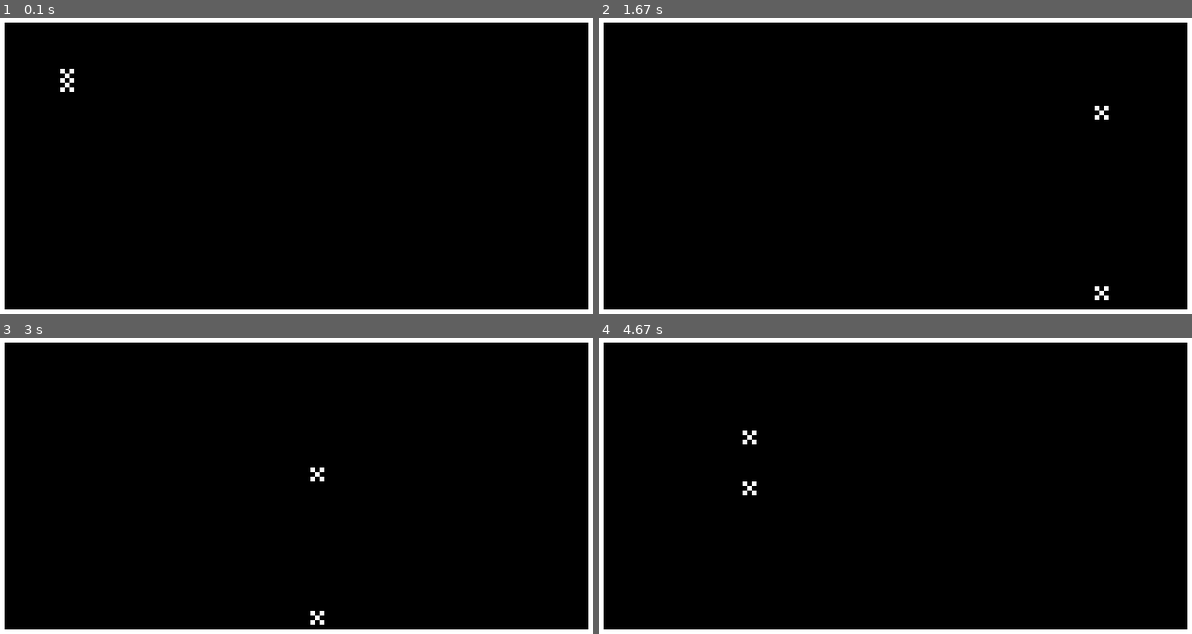
Above: before the commit, frames 1-4 (two rows, left to right).
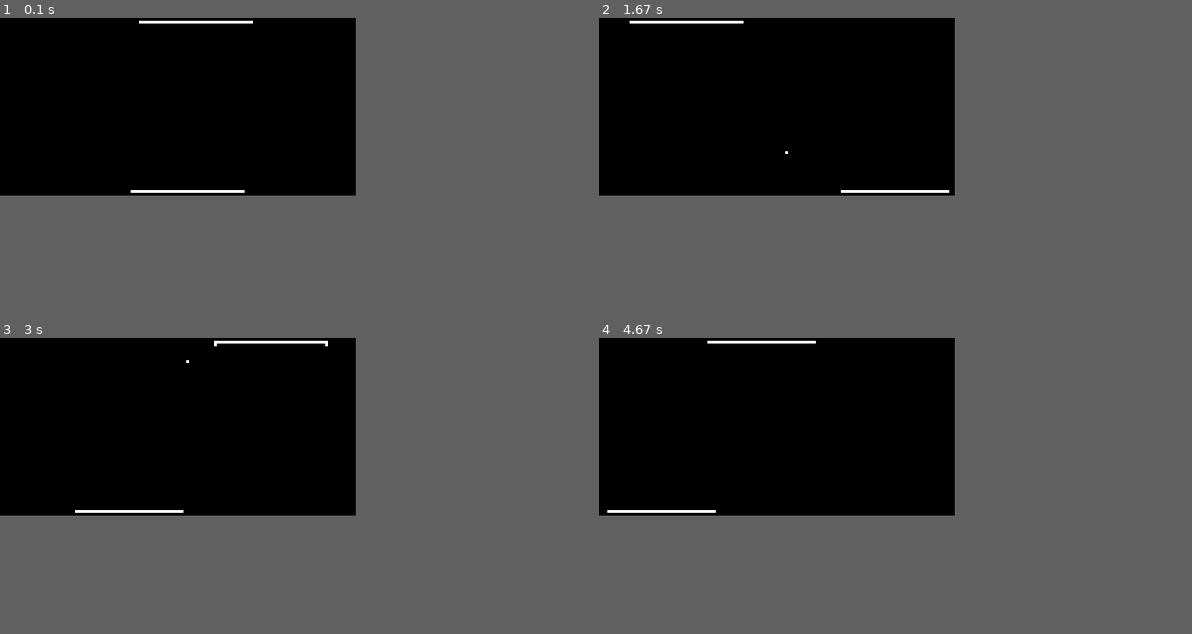
Above: after the commit, the same moments.

Repository: yoadsn/esp32-microgame
Game: pygame game, started from run.emu.py
Same seed, same stepped clock (60 frames per second), same inputs: the game is played once before the commit and once after it.
Inputs:
- Up to frame 1 (0.1 s): no input
- Up to frame 2 (1.67 s): tap Enter at 0.33 s
- Up to frame 3 (3 s): tap Space at 1.67, 2.07, 2.37, 2.57, 2.9 s
- Up to frame 4 (4.67 s): tap Space at 3.2, 3.4, 3.7, 3.97, 4.3, 4.6 s
In our replay, the window is 640x320 before the commit and 384x192 after it. These sizes can differ from the game's own. Grey fills any space a smaller window leaves; there, only what the larger window draws over its background counts as a difference.

The runs differ from the first frame. In frame 1, 4.9% of the frame differs, in the area x 0-100%, y 0-100%; in frame 2, 4.9%; in frame 3, 4.9%; in frame 4, 4.9%.

Commit message:
Cleanup Duel game base logic

Diff:
--- a/games/duel_game.py
+++ b/games/duel_game.py
@@ -3,8 +3,26 @@
 from game_logic import BaseGameLogic
 
 
+PST_INIT = -1
+PST_DEFENSIVE = 0
+PST_STOPPED = 1
+PST_CHARGING = 2
+PST_FIRING = 3
+PST_EXPLODED = 4
+
+STOP_TO_CHARGE_WAIT_MS = 10
+CHARGE_TO_FIRE_WAIT_PER_POWER_MS = 55
+PLAYER_INITIAL_SPEED_PX_F = 3
+PLAYER_BASE_POWER_POINTS = 20
+PLAYER_BASE_LENGTH_PX = 40
+PLAYER_MIN_BASE_LENGTH_PX = 5
+
+PROJECTILE_BLAST_RADIUS = 2
+
+
 class Projectile:
-    def __init__(self, x, y, direction):
+    def __init__(self, display, x, y, direction):
+        self.display = display
         self.x = x
         self.y = y
         self.direction = direction  # 1 for downwards, -1 for upwards
@@ -12,57 +30,115 @@
     def move(self):
         self.y += self.direction  # Move the projectile 1 pixel per 5 frames
 
-    def draw(self, display):
-        display.pixel(int(self.x), int(self.y), 1)
+    def draw(self):
+        self.display.pixel(int(self.x), int(self.y), 1)
+
+    def get_hit_rect(self):
+        return (
+            self.x - PROJECTILE_BLAST_RADIUS,
+            self.y - PROJECTILE_BLAST_RADIUS,
+            self.x + PROJECTILE_BLAST_RADIUS,
+            self.y + PROJECTILE_BLAST_RADIUS,
+        )
+
 
 class Player:
-    def __init__(self, power_points=20, position="top", color=1, initialSpeed=4):
+    def __init__(self, time, display, power_points, position="top", initialSpeed=3):
+        # Game access
+        self.time = time
+        self.display = display
+
+        # State initialization
+        self.play_state: int = PST_INIT
+        self.play_state_start: int = 0
+
         self.power_points = power_points
         self.position = position
-        self.color = color
-        self.mode = "defensive"
-        self.x = 0
+
+        self.x = display.width // 2
+        self.y = 1 if position == "top" else display.height - 2
         self.vx = initialSpeed
         self.building_cannon = False
         self.reverting_to_defensive = False
         self.cannon_height = 0
         self.projectile = None
 
-    def move(self, width, height):
-        if self.mode == "defensive" and not self.building_cannon:
+    def play(self, button):
+        # progress state machine
+        curr_state = self.play_state
+        next_state = PST_DEFENSIVE
+        now = self.time.ticks_ms()
+
+        if self.power_points == 0:
+            next_state = PST_EXPLODED
+        elif button:
+            if curr_state == PST_DEFENSIVE or curr_state == PST_FIRING:
+                next_state = PST_STOPPED
+            else:
+                time_in_state = self.time.ticks_diff(now, self.play_state_start)
+                if curr_state == PST_STOPPED:
+                    next_state = PST_STOPPED
+                    if time_in_state > STOP_TO_CHARGE_WAIT_MS and not self.projectile:
+                        next_state = PST_CHARGING
+                        self.charge_pct = 0
+                elif curr_state == PST_CHARGING:
+                    next_state = PST_CHARGING
+                    self.charge_pct = time_in_state / float(
+                        CHARGE_TO_FIRE_WAIT_PER_POWER_MS * self.power_points
+                    )
+                    if self.charge_pct >= 1:
+                        next_state = PST_FIRING
+
+        if next_state != curr_state:
+            self.play_state_start = self.time.ticks_ms()
+            self.play_state = next_state
+
+        self.player_width = max(
+            PLAYER_MIN_BASE_LENGTH_PX,
+            PLAYER_BASE_LENGTH_PX * (self.power_points / PLAYER_BASE_POWER_POINTS),
+        )
+
+        # Act on state
+        if self.play_state == PST_FIRING:
+            direction = 1 if self.position == "top" else -1
+            self.projectile = Projectile(
+                self.display,
+                self.x,
+                self.y,
+                direction,
+            )
+            self.power_points -= 1  # Lose one power point after shooting
+
+    def check_hit(self, rect):
+        if self.play_state == PST_EXPLODED:
+            return False
+
+        x1, y1, x2, y2 = rect
+        # Why the ugly nested if? To save on calcs
+        if y1 <= self.y and y2 >= self.y:
+            player_half_width = self.player_width // 2
+            player_start_x = self.x - player_half_width
+            if x2 >= player_start_x:
+                player_end_x = self.x + player_half_width
+                if x1 <= player_end_x:
+                    return True
+        return False
+
+    def move(self):
+        width = self.display.width
+        height = self.display.height
+        curr_state = self.play_state
+
+        if curr_state == PST_EXPLODED:
+            return
+
+        player_half_width = self.player_width // 2
+        if curr_state == PST_DEFENSIVE:
             # Normal defensive movement logic
             self.x += self.vx
-            if self.x <= 0 or self.x + self.power_points >= width:
+            if self.x <= player_half_width or self.x >= width - player_half_width:
                 self.vx *= -1
-                self.x = max(self.x, 0)
-
-        if (
-            self.mode == "offensive"
-            and not self.building_cannon
-            and not self.reverting_to_defensive
-            and not self.projectile
-        ):
-            self.building_cannon = True
-        elif self.building_cannon and not self.reverting_to_defensive:
-            # Building cannon logic
-            if self.cannon_height < self.power_points:
-                self.cannon_height += 0.8  # Build the cannon by 1 pixel every 10 frames
-            else:
-                # Cannon complete, shoot projectile
-                midpoint = self.x + self.power_points // 2
-                direction = 1 if self.position == "top" else -1
-                self.projectile = Projectile(
-                    midpoint,
-                    1 if self.position == "top" else height - 2,
-                    direction,
-                )
-                self.power_points -= 1  # Lose one power point after shooting
-                self.building_cannon = False  # Reset cannon building
-                self.cannon_height = 0  # Reset cannon height
-        elif self.reverting_to_defensive and self.cannon_height > 0:
-            self.cannon_height -= 1  # Dismantle the cannon if reverting to defensive
-            if self.cannon_height == 0:
-                self.reverting_to_defensive = False  # Reset flag once fully reverted
+                self.x = self.x
 
         # Move projectile if it exists
         if self.projectile:
@@ -70,35 +146,42 @@
             if self.projectile.y <= 0 or self.projectile.y >= height:
                 self.projectile = None  # Remove projectile when it leaves the screen
 
-        # Reset building cannon and reverting to defensive states if projectile is shot
-        if self.projectile and self.cannon_height > 0:
-            self.building_cannon = False
-            self.reverting_to_defensive = False
-            self.cannon_height = 0
-
-    def draw(self, display):
-        y = 1 if self.position == "top" else display.height - 2
-        if not self.building_cannon:
-            # Draw player as a horizontal line
-            for i in range(self.power_points):
-                display.pixel(int(self.x) + i, y, self.color)
+    def draw(self):
+        curr_state = self.play_state
+        display = self.display
+
+        x, y = self.x, self.y
+
+        # player bar
+        if curr_state == PST_EXPLODED:
+            display.rect(x, y, 1, 1, 1)
         else:
-            # Draw the cannon shape
-            midpoint = self.x + self.power_points // 2
-            player_length = self.power_points - int(self.cannon_height)
-            for i in range(player_length):
-                display.pixel(int(midpoint - player_length // 2) + i, y, self.color)
-
-            for i in range(int(min(self.cannon_height, 5))):
-                display.pixel(
-                    midpoint,
-                    (y + i if self.position == "top" else y - i),
-                    self.color,
-                )
+            player_half_width = self.player_width // 2
+            display.line(
+                int(x - player_half_width), y, int(x + player_half_width), y, 1
+            )
+
+        # Draw the cannon shape
+        if curr_state == PST_CHARGING:
+            charge_bar_y = y + (1 if self.position == "top" else -1)
+            display.line(
+                int(x - player_half_width),
+                charge_bar_y,
+                int(x - player_half_width + player_half_width * self.charge_pct),
+                charge_bar_y,
+                1,
+            )
+            display.line(
+                int(x + player_half_width),
+                charge_bar_y,
+                int(x + player_half_width - player_half_width * self.charge_pct),
+                charge_bar_y,
+                1,
+            )
 
         # Draw the projectile
         if self.projectile:
-            self.projectile.draw(display)
+            self.projectile.draw()
 
 
 class ComputerController:
@@ -106,20 +189,18 @@
         self.player = player
         self.last_shot_time = None  # Track the last time a projectile was shot
 
-    def play(self, time):
-        current_time = time.ticks_ms()
-        if self.player.mode == "defensive":
+    def play(self):
+        current_time = self.player.time.ticks_ms()
+        if not self.player.projectile:
             # Check if at least 3 seconds have passed since the last shot
             if (
                 self.last_shot_time is None
                 or (current_time - self.last_shot_time) >= 3000
             ):
-                self.player.mode = "offensive"
+                self.player.play(True)
         else:  # If not in defensive mode, assume offensive mode
-            # Once a projectile is shot, update last_shot_time and revert to defensive mode
-            if self.player.projectile is not None:
-                self.last_shot_time = current_time
-                self.player.mode = "defensive"
+            self.last_shot_time = current_time
+            self.player.play(False)
 
 
 class GameLogic(BaseGameLogic):
@@ -132,11 +213,30 @@
         print("game loaded")
         self.count_down_to_invert = 0
         self.start_game_tick = self.device.time.ticks_ms()
-        self.top_player = Player(position="top", color=1, power_points=40)
+        self.hit_mode = False
+        self.top_player = Player(
+            self.device.time,
+            self.device.display,
+            position="top",
+            power_points=PLAYER_BASE_POWER_POINTS,
+            initialSpeed=PLAYER_INITIAL_SPEED_PX_F,
+        )
         self.bottom_player = Player(
-            position="bottom", color=1, power_points=40
+            self.device.time,
+            self.device.display,
+            position="bottom",
+            power_points=PLAYER_BASE_POWER_POINTS,
+            initialSpeed=PLAYER_INITIAL_SPEED_PX_F,
         )
         self.npc = ComputerController(self.bottom_player)
+
+    def hit(self, shooter: Player, target: Player):
+        if shooter.projectile:
+            proj_rect = shooter.projectile.get_hit_rect()
+            if target.check_hit(proj_rect):
+                target.power_points -= 1
+                shooter.projectile = None  # Can't hit again!
+                self.hit_mode = True
 
     def game_tick(self):
         device = self.device
@@ -144,53 +244,28 @@
         time = device.time
         button = device.button
 
-        # Update player modes based on human input
-        self.top_player.mode = "offensive" if button.value() == 0 else "defensive"
-
-        self.npc.play(time)
+        self.top_player.play(button.value() == 0)
+        self.npc.play()
 
         # Move players if in defensive mode
-        self.top_player.move(display.width, display.height)
-        self.bottom_player.move(display.width, display.height)
+        self.top_player.move()
+        self.bottom_player.move()
 
         # Check each player projectile (if exists)
         # If it reached the other player edge, and the player currently draw
         # line does not cover that section - the hit player loses a power point
         # background should be in the color of the hit player for this frame
-        invert_mode = False
-        if self.top_player.projectile:
-            if self.top_player.projectile.y >= display.height - 2:
-                if (
-                    self.bottom_player.x
-                    <= self.top_player.projectile.x
-                    <= self.bottom_player.x + self.bottom_player.power_points
-                ):
-                    self.bottom_player.power_points -= (
-                        1  # Computer player loses a power point
-                    )
-                    invert_mode = True
-
-        # Check for computer player's projectile hitting the human player
-        if self.bottom_player.projectile:
-            if (
-                self.bottom_player.projectile.y <= 1
-            ):  # Again, adjust according to your projectile logic
-                if (
-                    self.top_player.x
-                    <= self.bottom_player.projectile.x
-                    <= self.top_player.x + self.top_player.power_points
-                ):
-                    self.top_player.power_points -= (
-                        1  # Human player loses a power point
-                    )
-                    invert_mode = True
+        self.hit(self.top_player, self.bottom_player)
+        self.hit(self.bottom_player, self.top_player)
 
         # Clear display and redraw players
         display.fill(0)
-        self.top_player.draw(display)
-        self.bottom_player.draw(display)
-
-        if invert_mode:
+
+        self.top_player.draw()
+        self.bottom_player.draw()
+
+        if self.hit_mode:
+            self.hit_mode = False
             self.count_down_to_invert = 5
             display.invert(1)
         elif self.count_down_to_invert > 0:
@@ -198,8 +273,6 @@
             if self.count_down_to_invert == 0:
                 display.invert(0)
 
-        fbuf = framebuf.FrameBuffer(data, 128, 64, framebuf.MONO_HLSB)
-
-        display.text("12", 1, 2, 1)
-        display.text("12", 111, 51, 1)
+        # display.text("12", 1, 2, 1)
+        # display.text("12", 111, 51, 1)
         display.show()
--- a/hardware/pygame/game_engine.py
+++ b/hardware/pygame/game_engine.py
@@ -111,7 +111,7 @@
 class GameEngine:
     def __init__(self) -> None:
         pygame.init()
-        self.display = MockGameDisplay(128, 64, 5)
+        self.display = MockGameDisplay(128, 64, 3)
         self.time = MockTime()
         self.button = MockButton()
         self.device = GameDevice(self.time, self.display, self.button)
@@ -130,6 +130,8 @@
                 if event.type == pygame.KEYDOWN:
                     if event.key == pygame.K_SPACE:
                         self.button.set_value(0)
+                    elif event.key == pygame.K_ESCAPE:
+                        self.running = False
                 if event.type == pygame.KEYUP:
                     if event.key == pygame.K_SPACE:
                         self.button.set_value(1)
--- a/run.emu.py
+++ b/run.emu.py
@@ -1,6 +1,6 @@
 from hardware.pygame.game_engine import GameEngine
 
-Game = __import__("games.mock_game", globals(), locals(), ["GameLogic"])
+Game = __import__("games.duel_game", globals(), locals(), ["GameLogic"])
 
 if __name__ == "__main__":
     print("Game Running__")
--- a/run.py
+++ b/run.py
@@ -1,6 +1,6 @@
 from hardware.esp32.game_engine import GameEngine
 
-Game = __import__("games.mock_game", globals(), locals(), ["GameLogic"])
+Game = __import__("games.duel_game", globals(), locals(), ["GameLogic"])
 
 if __name__ == "__main__":
     print("Game Running__")
